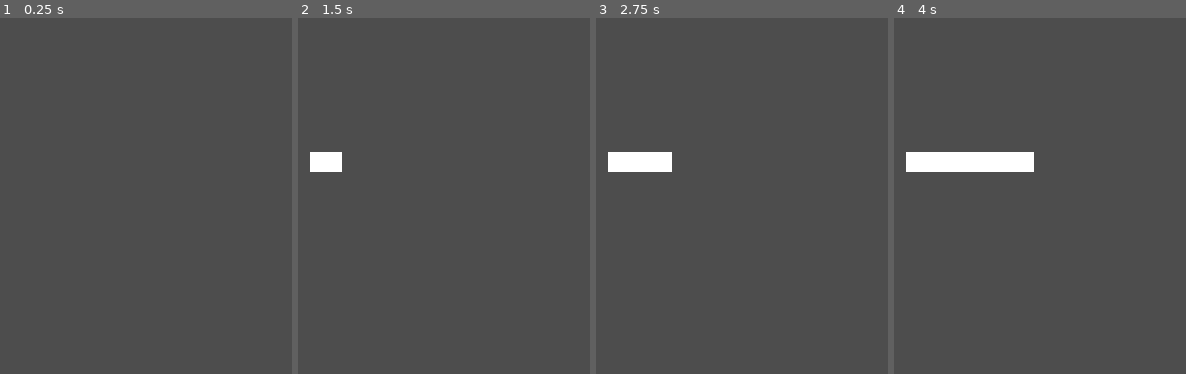
Above: before the commit, frames 1-4 (left to right).
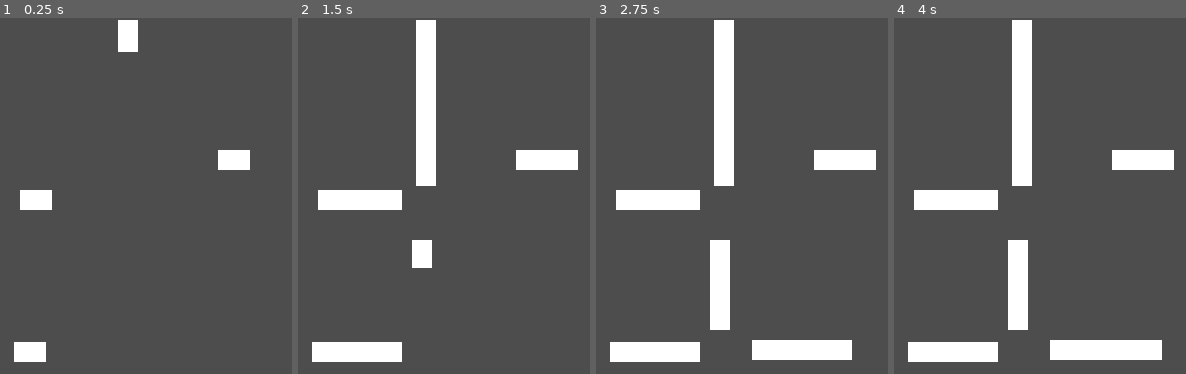
Above: after the commit, the same moments.

Repository: sininen-blue/logic-magic
Game: Godot game, scene res://main/main.tscn
Two runs of this game, one before a commit and one after it. Both use one fixed random seed, a clock stepped at 60 frames per second and the inputs below.
Inputs:
- Up to frame 1 (0.25 s): no input
- Up to frame 2 (1.5 s): no input
- Up to frame 3 (2.75 s): no input
- Up to frame 4 (4 s): tap Enter at 3.5 s

The runs differ from the first frame. In frame 1, 2.5% of the frame differs, in the area x 4-86%, y 0-97%; in frame 2, 8.9%; in frame 3, 13%; in frame 4, 13%, in the area x 4-96%, y 0-97%.

Commit message:
finished base system

Diff:
--- a/gate/gate.gd
+++ b/gate/gate.gd
@@ -2,3 +2,52 @@
 
 enum GateTypes {AND, OR, XOR, NAND, NOR, XNOR, NOT}
 @export var type: GateTypes
+enum Directions {UP, DOWN, LEFT, RIGHT}
+@export var direction: Directions = Directions.RIGHT
+@export var inputs_required: int = 2
+
+var current_inputs: Array[int] = []
+
+@onready var output_location: Node2D = $OutputLocation
+
+func _ready() -> void:
+	if direction == Directions.UP:
+		output_location.position = Vector2(0, -1)
+	elif direction == Directions.DOWN:
+		output_location.position = Vector2(0, 1)
+	elif direction == Directions.LEFT:
+		output_location.position = Vector2(-1, 0)
+	elif direction == Directions.RIGHT:
+		output_location.position = Vector2(1, 0)
+	output_location.position = output_location.position * 16
+
+
+
+func make_sub_input(value: int) -> void:
+	const INPUT: Resource = preload("res://input/input.tscn")
+	var input: Node = INPUT.instantiate()
+
+	input.value = value
+	input.direction = direction
+	input.position = output_location.position
+	call_deferred("add_child", input)
+
+
+func _on_hitbox_area_entered(area: Area2D) -> void:
+	print(area.name)
+	if "Laser" in area.name:
+		current_inputs.append(area.get_parent().value)
+
+	print("aoriedjt")
+	print(current_inputs)
+
+	if len(current_inputs) != inputs_required:
+		return
+	print("calculating")
+	print(type, GateTypes.AND)
+	match type:
+		GateTypes.AND:
+			print("is an and gate")
+			if current_inputs[0] == 1 and current_inputs[1] == 1:
+				make_sub_input(1)
+			# if both inputs are 1, make a new laser
--- a/gate/gate.tscn
+++ b/gate/gate.tscn
@@ -7,11 +7,15 @@
 
 [node name="Gate" type="Node2D"]
 script = ExtResource("1_3cjye")
-type = 5
 
 [node name="Sprite2D" type="Sprite2D" parent="."]
 
-[node name="Hitbox" type="StaticBody2D" parent="."]
+[node name="Hitbox" type="Area2D" parent="."]
 
 [node name="CollisionShape2D" type="CollisionShape2D" parent="Hitbox"]
 shape = SubResource("RectangleShape2D_njhvc")
+
+[node name="OutputLocation" type="Node2D" parent="."]
+position = Vector2(8, 0)
+
+[connection signal="area_entered" from="Hitbox" to="." method="_on_hitbox_area_entered"]
--- a/input/input.gd
+++ b/input/input.gd
@@ -1,46 +1,46 @@
 extends Node2D
 
-signal collided(collided_with)
 
-enum Direction {UP, DOWN, LEFT, RIGHT}
-@export var direction: Direction = Direction.RIGHT
+@export var id: int = 0
+enum Directions {UP, DOWN, LEFT, RIGHT}
+@export var direction: Directions = Directions.RIGHT
 @export var value: int = 0
+@export var speed: float = 64
 
-var laserPath: PackedVector2Array = []
+var laser_path: PackedVector2Array = []
+var moving: bool = true
 
-@onready var laser_ray: RayCast2D = $LaserRay
 @onready var laser: Line2D = $Laser
+@onready var laser_hitbox: Area2D = $LaserHitbox
 
 
 func _ready() -> void:
-	if direction == Direction.UP:
-		laser_ray.target_position = Vector2(0, -1)
-	elif direction == Direction.DOWN:
-		laser_ray.target_position = Vector2(0, 1)
-	elif direction == Direction.LEFT:
-		laser_ray.target_position = Vector2(-1, 0)
-	elif direction == Direction.RIGHT:
-		laser_ray.target_position = Vector2(1, 0)
-	laser_ray.target_position = laser_ray.target_position * 16
+	if direction == Directions.UP:
+		laser_hitbox.position = Vector2(0, -1)
+	elif direction == Directions.DOWN:
+		laser_hitbox.position = Vector2(0, 1)
+	elif direction == Directions.LEFT:
+		laser_hitbox.position = Vector2(-1, 0)
+	elif direction == Directions.RIGHT:
+		laser_hitbox.position = Vector2(1, 0)
+	laser_hitbox.position = laser_hitbox.position * 16
 
-	laserPath.append(Vector2.ZERO)
-	laser.points = laserPath
+	laser_path.append(Vector2.ZERO)
+	laser.points = laser_path
+
+func _process(delta: float) -> void:
+	if moving:
+		var next_position: Vector2 = laser_path[-1] + laser_hitbox.position.normalized() * speed * delta
+
+		laser_path.append(next_position)
+		laser.points = laser_path
+		laser_hitbox.position = next_position
 
 
 
-func _on_timer_timeout() -> void:
-	if laser_ray.is_colliding():
-		var collided_with: Object = laser_ray.get_collider()
-
-		var target: String
-		if "Output" in collided_with.name:
-			target = collided_with.parent.name
-
-		collided.emit(self.name, value, target)
-		return
-
-	var nextPosition = Vector2(laserPath[-1].x + 16, 0)
-	laserPath.append(nextPosition)
-	laser.points = laserPath
-
-	laser_ray.position = nextPosition
+func _on_laser_hitbox_area_entered(_area: Area2D) -> void:
+	var next_position: Vector2 = laser_path[-1] + laser_hitbox.position.normalized()
+	laser_path.append(next_position)
+	laser.points = laser_path
+	laser_hitbox.position = next_position
+	moving = false
--- a/input/input.tscn
+++ b/input/input.tscn
@@ -1,6 +1,9 @@
-[gd_scene load_steps=2 format=3 uid="uid://c43k4wk5e5fug"]
+[gd_scene load_steps=3 format=3 uid="uid://c43k4wk5e5fug"]
 
 [ext_resource type="Script" uid="uid://dplef7pi6wmuf" path="res://input/input.gd" id="1_iv50o"]
+
+[sub_resource type="CircleShape2D" id="CircleShape2D_iv50o"]
+radius = 5.0
 
 [node name="Input" type="Node2D"]
 script = ExtResource("1_iv50o")
@@ -9,10 +12,9 @@
 
 [node name="Laser" type="Line2D" parent="."]
 
-[node name="LaserRay" type="RayCast2D" parent="."]
-target_position = Vector2(0, 0)
+[node name="LaserHitbox" type="Area2D" parent="."]
 
-[node name="Timer" type="Timer" parent="."]
-autostart = true
+[node name="CollisionShape2D" type="CollisionShape2D" parent="LaserHitbox"]
+shape = SubResource("CircleShape2D_iv50o")
 
-[connection signal="timeout" from="Timer" to="." method="_on_timer_timeout"]
+[connection signal="area_entered" from="LaserHitbox" to="." method="_on_laser_hitbox_area_entered"]
--- a/main/main.gd
+++ b/main/main.gd
@@ -5,18 +5,57 @@
 var inputs: Array[Node2D] = []
 var outputs: Array[Node2D] = []
 
+var input_width: int = 0
+var output_width: int = 0
+var goals: Array[Array] = []
+var recieved_outputs: Dictionary[int, bool] = {}
+
 func _ready() -> void:
+	var input_id: int = 0
+	var output_id: int = 0
 	var children = self.get_children()
 	for child in children:
 		if "Input" in child.name:
+			child.id = input_id
+			input_id += 1
 			inputs.append(child)
 		if "Output" in child.name:
+			child.id = output_id
+			output_id += 1
 			outputs.append(child)
 
-	for input in inputs:
-		input.connect("collided", _on_input_hit)
+	input_width = len(inputs)
+	output_width = len(outputs)
+
+	goals.append([1, 1, 1, 1, 1, 0]) # Hardcoded goals
+
+	for goal_index in range(len(goals)):
+		var row_goal: Array = goals[goal_index]
+		var row_inputs: Array = row_goal.slice(0, input_width)
+		var row_outputs: Array = row_goal.slice(input_width, len(row_goal))
+
+		for input_index in range(len(inputs)):
+			inputs[input_index].value = row_inputs[input_index]
+
+		for output_index in range(len(outputs)):
+			outputs[output_index].required_input = row_outputs[output_index]
+
+	for output in outputs:
+		output.connect("received_input", _on_output_received_input)
 
 
-func _on_input_hit(shooter, value, target) -> void:
-	if "output" in target:
-		print(target, value)
+func _on_output_received_input(output_id: int, correct: bool):
+	recieved_outputs[output_id] = correct
+
+	print(output_id)
+
+	print(len(recieved_outputs), output_width)
+	if len(recieved_outputs) != output_width:
+		return
+
+	var victory: bool = true
+	for key in recieved_outputs:
+		if recieved_outputs[key] == false:
+			victory = false
+		print("pre", victory)
+	print("win?", victory)
--- a/main/main.tscn
+++ b/main/main.tscn
@@ -1,14 +1,39 @@
-[gd_scene load_steps=4 format=3 uid="uid://b1jw262h5dtr0"]
+[gd_scene load_steps=5 format=3 uid="uid://b1jw262h5dtr0"]
 
 [ext_resource type="Script" uid="uid://8dta3re1yhg0" path="res://main/main.gd" id="1_pjrb6"]
 [ext_resource type="PackedScene" uid="uid://c43k4wk5e5fug" path="res://input/input.tscn" id="2_pjrb6"]
 [ext_resource type="PackedScene" uid="uid://bkiao2a760e1y" path="res://output/output.tscn" id="3_xwkvk"]
+[ext_resource type="PackedScene" uid="uid://hmljrxdre715" path="res://gate/gate.tscn" id="4_c651c"]
 
 [node name="Main" type="Node2D"]
 script = ExtResource("1_pjrb6")
 
 [node name="Input" parent="." instance=ExtResource("2_pjrb6")]
-position = Vector2(81, 72)
+position = Vector2(139, 1)
+direction = 1
+value = 1
+
+[node name="Input2" parent="." instance=ExtResource("2_pjrb6")]
+position = Vector2(85, 91)
+value = 1
+
+[node name="Input3" parent="." instance=ExtResource("2_pjrb6")]
+position = Vector2(82, 167)
+value = 1
+
+[node name="Input4" parent="." instance=ExtResource("2_pjrb6")]
+position = Vector2(184, 71)
+value = 1
 
 [node name="Output" parent="." instance=ExtResource("3_xwkvk")]
-position = Vector2(165, 68)
+position = Vector2(225, 69)
+
+[node name="Output2" parent="." instance=ExtResource("3_xwkvk")]
+position = Vector2(220, 168)
+
+[node name="Gate" parent="." instance=ExtResource("4_c651c")]
+position = Vector2(137, 95)
+direction = 1
+
+[node name="Gate2" parent="." instance=ExtResource("4_c651c")]
+position = Vector2(137, 166)
--- a/output/output.gd
+++ b/output/output.gd
@@ -1 +1,13 @@
 extends Node2D
+
+@export var id: int = 0
+@export var required_input: int = 0
+
+signal received_input
+
+func _on_output_hitbox_area_entered(area: Area2D) -> void:
+	if "Laser" in area.name:
+		var correct: bool = false
+		if area.get_parent().value == required_input:
+			correct = true
+		received_input.emit(id, correct)
--- a/output/output.tscn
+++ b/output/output.tscn
@@ -10,7 +10,9 @@
 
 [node name="Sprite2D" type="Sprite2D" parent="."]
 
-[node name="OutputHitbox" type="StaticBody2D" parent="."]
+[node name="OutputHitbox" type="Area2D" parent="."]
 
 [node name="CollisionShape2D" type="CollisionShape2D" parent="OutputHitbox"]
 shape = SubResource("RectangleShape2D_ohmhj")
+
+[connection signal="area_entered" from="OutputHitbox" to="." method="_on_output_hitbox_area_entered"]
